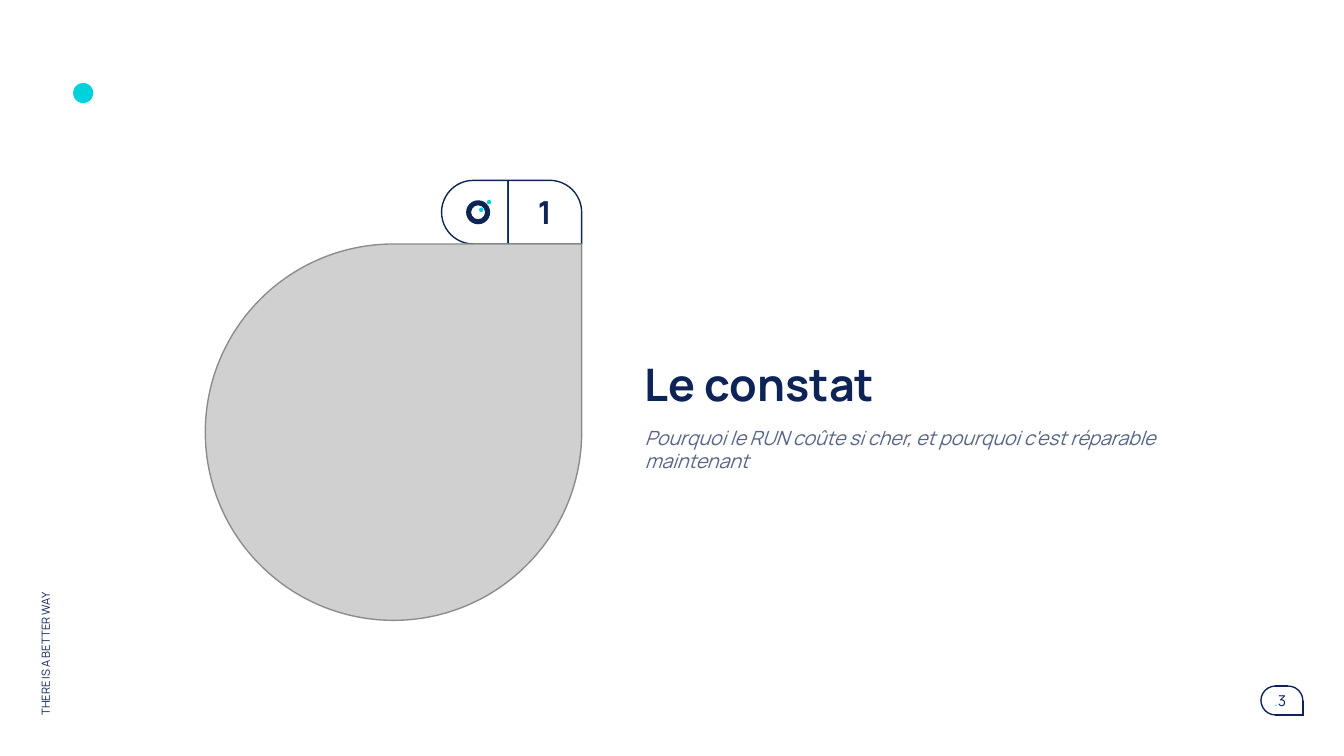
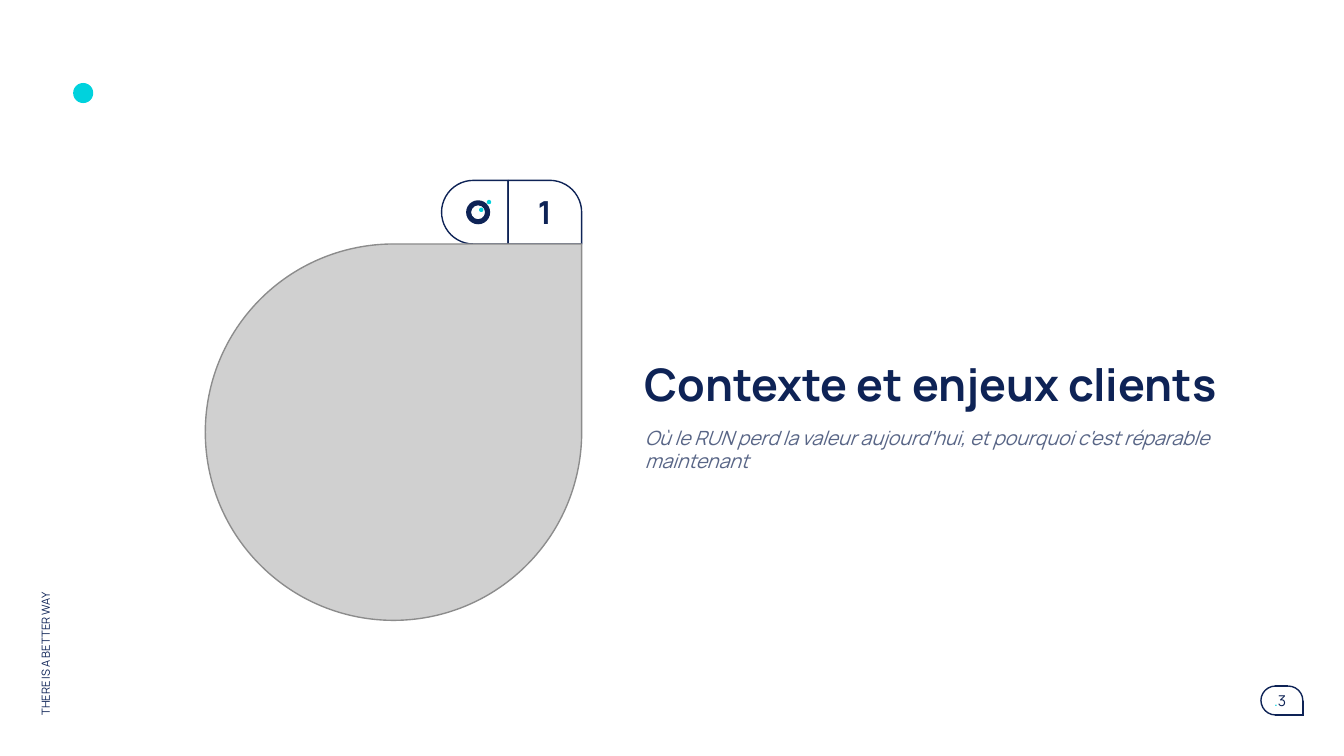
Before and after one commit to claudecamus-dot/VScode6-learning-sprintIA, a slide deck: slide 3 of docs/run-ia/AGENTIC-PRODUCT-RUN-offre-octo.pptx. Drawn at 1344x756 pixels with LibreOffice and Linux fonts; fonts in the diff are those of the drawing; grey boxes stand for pictures. Boxes give left, top, right and bottom in pixels: in the first picture for what was removed or moved away, otherwise in the second. Text is boxed around its words. In the diff, an @@ line names an element or a change of style, - is before the commit and + after.

```diff
--- a/docs/run-ia/AGENTIC-PRODUCT-RUN-offre-octo.pptx
+++ b/docs/run-ia/AGENTIC-PRODUCT-RUN-offre-octo.pptx
@@ title at (645, 368, 1216, 469): text changed @@
-Le constat
-Pourquoi le RUN coûte si cher, et pourquoi c'est réparable maintenant
+Contexte et enjeux clients
+Où le RUN perd la valeur aujourd'hui, et pourquoi c'est réparable maintenant
```
Also in this commit, not shown: 6 other slides changed, 2 slides added, 1 slide removed, 7 other files.
